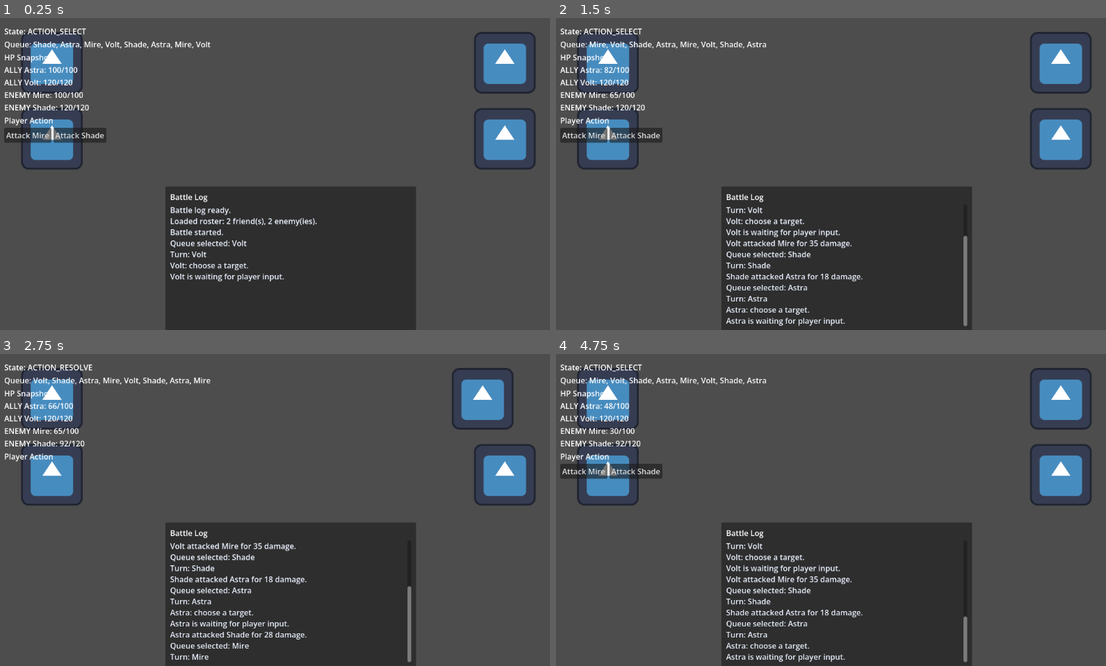
Above: before the commit, frames 1-4 (two rows, left to right).
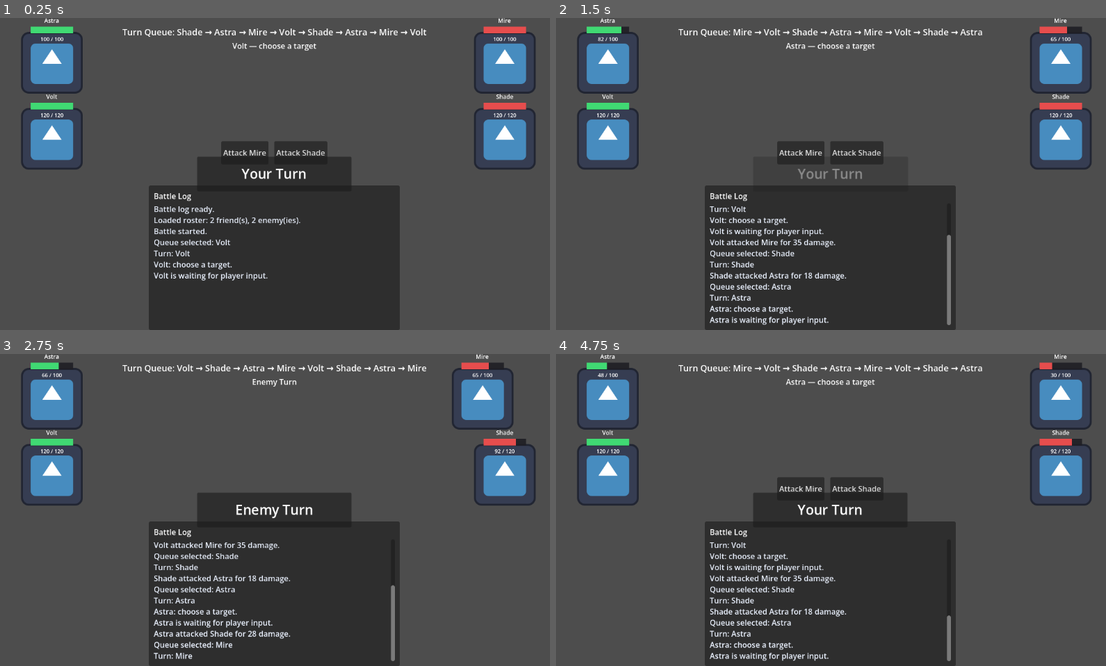
Above: after the commit, the same moments.

Repository: AnthonyNorris101/Finger-Fighters
Game: Godot game, scene res://battle_scene.tscn
The game is run twice, just before and just after one commit, with the same random seed, the same clock (stepped at 60 frames per second) and the same inputs. The engine's default icon, where the game draws it, is replaced by a stand-in: a white triangle on a blue panel in a dark square.
Inputs:
- Up to frame 1 (0.25 s): no input
- Up to frame 2 (1.5 s): click "Attack Mire" at 0.5 s
- Up to frame 3 (2.75 s): click "Attack Shade" at 2 s
- Up to frame 4 (4.75 s): click "Attack Mire" at 3.5 s

The runs differ from the first frame. In frame 1, 11% of the frame differs, in the area x 0-96%, y 0-100%; in frame 2, 10%; in frame 3, 10%; in frame 4, 12%.

Commit message:
Reworked BattleHUD

Diff:
--- a/src/main/scenes/Combat/BattleHUD.tscn
+++ b/src/main/scenes/Combat/BattleHUD.tscn
@@ -2,78 +2,124 @@
 
 [ext_resource type="Script" uid="uid://duvuffi2ij4o4" path="res://src/main/scripts/Combat/BattleHUD.gd" id="1_hud"]
 
-[node name="BattleHUD" type="Control" unique_id=762737042]
+[node name="BattleHUD" type="Control" unique_id=779878276]
 layout_mode = 3
 anchors_preset = 15
 anchor_right = 1.0
 anchor_bottom = 1.0
 grow_horizontal = 2
 grow_vertical = 2
+mouse_filter = 2
 script = ExtResource("1_hud")
 
-[node name="MarginContainer" type="MarginContainer" parent="." unique_id=1973576084]
-layout_mode = 1
+[node name="WorldHpLayer" type="CanvasLayer" parent="." unique_id=1314900581]
+layer = 10
+
+[node name="HpTagContainer" type="Control" parent="WorldHpLayer" unique_id=2126659348]
+layout_mode = 3
 anchors_preset = 15
 anchor_right = 1.0
 anchor_bottom = 1.0
 grow_horizontal = 2
 grow_vertical = 2
-theme_override_constants/margin_left = 16
-theme_override_constants/margin_top = 16
-theme_override_constants/margin_right = 16
-theme_override_constants/margin_bottom = 16
+mouse_filter = 2
 
-[node name="MainColumn" type="VBoxContainer" parent="MarginContainer" unique_id=2051677304]
+[node name="TopCenterPanel" type="VBoxContainer" parent="." unique_id=1331253443]
+layout_mode = 1
+anchors_preset = 5
+anchor_left = 0.5
+anchor_right = 0.5
+offset_left = -280.0
+offset_top = 16.0
+offset_right = 280.0
+offset_bottom = 120.0
+grow_horizontal = 2
+
+[node name="QueueLabel" type="Label" parent="TopCenterPanel" unique_id=815190703]
 layout_mode = 2
-size_flags_horizontal = 3
-size_flags_vertical = 3
+theme_override_font_sizes/font_size = 18
+text = "Turn Queue: -"
+horizontal_alignment = 1
 
-[node name="StateLabel" type="Label" parent="MarginContainer/MainColumn" unique_id=1385582633]
+[node name="ActionTitleLabel" type="Label" parent="TopCenterPanel" unique_id=526705463]
 layout_mode = 2
-text = "State: INIT"
+theme_override_font_sizes/font_size = 16
+text = "Waiting..."
+horizontal_alignment = 1
 
-[node name="QueueLabel" type="Label" parent="MarginContainer/MainColumn" unique_id=67568811]
+[node name="PhasePopup" type="PanelContainer" parent="." unique_id=1762099248]
+visible = false
+modulate = Color(1, 1, 1, 0)
+layout_mode = 1
+anchors_preset = 8
+anchor_left = 0.5
+anchor_top = 0.5
+anchor_right = 0.5
+anchor_bottom = 0.5
+offset_left = -160.0
+offset_top = -36.0
+offset_right = 160.0
+offset_bottom = 36.0
+grow_horizontal = 2
+grow_vertical = 2
+
+[node name="PhasePopupLabel" type="Label" parent="PhasePopup" unique_id=481687567]
 layout_mode = 2
-text = "Queue: -"
+theme_override_font_sizes/font_size = 28
+text = "Your Turn"
+horizontal_alignment = 1
+vertical_alignment = 1
 
-[node name="HpLabel" type="Label" parent="MarginContainer/MainColumn" unique_id=91266141]
+[node name="ActionButtonsPanel" type="HBoxContainer" parent="." unique_id=969654884]
+layout_mode = 1
+anchors_preset = 7
+anchor_left = 0.5
+anchor_top = 1.0
+anchor_right = 0.5
+anchor_bottom = 1.0
+offset_left = -320.0
+offset_top = -392.0
+offset_right = 320.0
+offset_bottom = -344.0
+grow_horizontal = 2
+grow_vertical = 0
+alignment = 1
+
+[node name="ButtonRow" type="HBoxContainer" parent="ActionButtonsPanel" unique_id=1794077607]
 layout_mode = 2
-text = "HP Snapshot: -"
+theme_override_constants/separation = 12
+alignment = 1
 
-[node name="ActionTitle" type="Label" parent="MarginContainer/MainColumn" unique_id=182118387]
-layout_mode = 2
-text = "Player Action"
-
-[node name="ButtonRow" type="HBoxContainer" parent="MarginContainer/MainColumn" unique_id=896353329]
-layout_mode = 2
-
-[node name="LogPanel" type="PanelContainer" parent="." unique_id=810059053]
-unique_name_in_owner = true
+[node name="LogPanel" type="PanelContainer" parent="." unique_id=1967036538]
 custom_minimum_size = Vector2(520, 300)
 layout_mode = 1
-offset_left = 350.0
-offset_top = 350.0
-offset_right = 870.0
-offset_bottom = 650.0
+anchors_preset = 7
+anchor_left = 0.5
+anchor_top = 1.0
+anchor_right = 0.5
+anchor_bottom = 1.0
+offset_left = -260.0
+offset_top = -300.0
+offset_right = 260.0
+grow_horizontal = 2
+grow_vertical = 0
 
-[node name="LogMargin" type="MarginContainer" parent="LogPanel" unique_id=224742286]
+[node name="LogMargin" type="MarginContainer" parent="LogPanel" unique_id=1472462262]
 layout_mode = 2
 theme_override_constants/margin_left = 10
 theme_override_constants/margin_top = 10
 theme_override_constants/margin_right = 10
 theme_override_constants/margin_bottom = 10
 
-[node name="LogColumn" type="VBoxContainer" parent="LogPanel/LogMargin" unique_id=108448512]
+[node name="LogColumn" type="VBoxContainer" parent="LogPanel/LogMargin" unique_id=2004489341]
 layout_mode = 2
 size_flags_horizontal = 3
 size_flags_vertical = 3
 
-[node name="LogTitleLabel" type="Label" parent="LogPanel/LogMargin/LogColumn" unique_id=393853812]
-unique_name_in_owner = true
+[node name="LogTitleLabel" type="Label" parent="LogPanel/LogMargin/LogColumn" unique_id=1753097194]
 layout_mode = 2
 text = "Battle Log"
 
-[node name="LogLabel" type="RichTextLabel" parent="LogPanel/LogMargin/LogColumn" unique_id=191977371]
-unique_name_in_owner = true
+[node name="LogLabel" type="RichTextLabel" parent="LogPanel/LogMargin/LogColumn" unique_id=2074240944]
 layout_mode = 2
 size_flags_vertical = 3
--- a/src/main/scripts/Combat/BattleHUD.gd
+++ b/src/main/scripts/Combat/BattleHUD.gd
@@ -1,20 +1,32 @@
 class_name BattleHUD
 extends Control
-var _manager: Node
+
+const UnitHpTagScript := preload("res://src/main/scripts/Combat/Presentation/UnitHpTag.gd")
 
 @export var log_title: String = "Battle Log"
 @export var max_log_lines: int = 40
 @export var log_use_timestamps: bool = false
 @export var log_line_color: Color = Color(0.92, 0.95, 1.0, 1.0)
 
-@onready var _state_label: Label = $MarginContainer/MainColumn/StateLabel
-@onready var _queue_label: Label = $MarginContainer/MainColumn/QueueLabel
-@onready var _hp_label: Label = $MarginContainer/MainColumn/HpLabel
-@onready var _button_row: HBoxContainer = $MarginContainer/MainColumn/ButtonRow
+@export var player_phase_text: String = "Your Turn"
+@export var enemy_phase_text: String = "Enemy Turn"
+@export var phase_popup_hold_seconds: float = 0.9
+@export var phase_popup_fade_seconds: float = 0.25
+
+@onready var _queue_label: Label = $TopCenterPanel/QueueLabel
+@onready var _action_title_label: Label = $TopCenterPanel/ActionTitleLabel
+@onready var _phase_popup: PanelContainer = $PhasePopup
+@onready var _phase_popup_label: Label = $PhasePopup/PhasePopupLabel
+@onready var _button_row: HBoxContainer = $ActionButtonsPanel/ButtonRow
+@onready var _hp_tag_container: Control = $WorldHpLayer/HpTagContainer
 @onready var _log_title_label: Label = $LogPanel/LogMargin/LogColumn/LogTitleLabel
 @onready var _log_label: RichTextLabel = $LogPanel/LogMargin/LogColumn/LogLabel
 
+var _manager: BattleManager
 var _log_lines: Array[String] = []
+var _hp_tags: Dictionary = {}
+var _hp_unit_views: Dictionary = {}
+var _phase_popup_tween: Tween
 
 
 func _ready() -> void:
@@ -22,31 +34,84 @@
 	_log_label.bbcode_enabled = true
 	_log_label.clear()
 	_append_log("Battle log ready.")
+	_phase_popup.visible = false
+
+
+func _process(_delta: float) -> void:
+	_sync_hp_tag_positions()
 
 
 func bind_battle_manager(manager: Node) -> void:
+	if manager == null or not manager is BattleManager:
+		push_warning("BattleHUD.bind_battle_manager expected BattleManager.")
+		return
 	_manager = manager
-	_manager.battle_state_changed.connect(_on_battle_state_changed)
 	_manager.queue_preview_changed.connect(_on_queue_preview_changed)
-	_manager.hp_snapshot_changed.connect(_on_hp_snapshot_changed)
+	_manager.unit_hp_changed.connect(_on_unit_hp_changed)
 	_manager.player_turn_started.connect(_on_player_turn_started)
+	_manager.turn_phase_changed.connect(_on_turn_phase_changed)
 	_manager.battle_log.connect(_on_battle_log)
 	_manager.battle_ended.connect(_on_battle_ended)
+	_manager.unit_views_ready.connect(_on_unit_views_ready)
 
 
-func _on_battle_state_changed(state: String) -> void:
-	_state_label.text = "State: %s" % state
+func _on_unit_views_ready() -> void:
+	_setup_hp_tags()
+
+
+func _setup_hp_tags() -> void:
+	_clear_hp_tags()
+	if _manager == null:
+		return
+	for unit in _manager.get_all_battle_units():
+		if unit == null or not is_instance_valid(unit):
+			continue
+		var view: Node2D = _manager.get_unit_view(unit)
+		if view == null:
+			continue
+		var tag = UnitHpTagScript.new()
+		_hp_tag_container.add_child(tag)
+		var unit_name := "Unknown"
+		var is_ally := true
+		if unit.data != null:
+			unit_name = unit.data.unit_name if not unit.data.unit_name.is_empty() else unit_name
+			is_ally = unit.data.is_friend
+		tag.setup(unit_name, is_ally)
+		tag.update_hp(unit.current_hp, unit.max_hp)
+		_hp_tags[unit] = tag
+		_hp_unit_views[unit] = view
+		tag.follow_world_position(view.global_position)
+
+
+func _sync_hp_tag_positions() -> void:
+	for unit in _hp_tags:
+		var tag = _hp_tags[unit]
+		var view: Node2D = _hp_unit_views.get(unit, null) as Node2D
+		if tag == null or not is_instance_valid(tag):
+			continue
+		if view == null or not is_instance_valid(view):
+			continue
+		tag.follow_world_position(view.global_position)
 
 
 func _on_queue_preview_changed(names: Array) -> void:
-	_queue_label.text = "Queue: %s" % ", ".join(names) if not names.is_empty() else "Queue: -"
+	if names.is_empty():
+		_queue_label.text = "Turn Queue: -"
+		return
+	_queue_label.text = "Turn Queue: %s" % " → ".join(names)
 
 
-func _on_hp_snapshot_changed(lines: Array) -> void:
-	_hp_label.text = "HP Snapshot:\n%s" % "\n".join(lines)
+func _on_unit_hp_changed(unit: BattleUnit, current_hp: int, max_hp: int) -> void:
+	var tag = _hp_tags.get(unit, null)
+	if tag == null:
+		return
+	tag.update_hp(current_hp, max_hp)
+	if current_hp <= 0:
+		tag.modulate = Color(0.55, 0.55, 0.55, 0.65)
 
 
 func _on_player_turn_started(actor_name: String, target_names: Array) -> void:
+	_action_title_label.text = "%s — choose a target" % actor_name
 	_clear_buttons()
 	for i in range(target_names.size()):
 		var button := Button.new()
@@ -54,6 +119,37 @@
 		button.pressed.connect(_on_attack_button_pressed.bind(i))
 		_button_row.add_child(button)
 	_on_battle_log("%s: choose a target." % actor_name)
+
+
+func _on_turn_phase_changed(phase: String) -> void:
+	if phase == "PLAYER":
+		_action_title_label.text = "Player Turn"
+	elif phase == "ENEMY":
+		_action_title_label.text = "Enemy Turn"
+		_clear_buttons()
+	_show_phase_popup(phase)
+
+
+func _show_phase_popup(phase: String) -> void:
+	var text := player_phase_text if phase == "PLAYER" else enemy_phase_text
+	if phase != "PLAYER" and phase != "ENEMY":
+		return
+	_phase_popup_label.text = text
+	_phase_popup.visible = true
+	_phase_popup.scale = Vector2(0.85, 0.85)
+	_phase_popup.modulate = Color(1, 1, 1, 0)
+
+	if _phase_popup_tween != null and _phase_popup_tween.is_valid():
+		_phase_popup_tween.kill()
+	_phase_popup_tween = create_tween()
+	_phase_popup_tween.set_parallel(true)
+	_phase_popup_tween.tween_property(_phase_popup, "modulate:a", 1.0, phase_popup_fade_seconds)
+	_phase_popup_tween.tween_property(_phase_popup, "scale", Vector2.ONE, phase_popup_fade_seconds).set_trans(Tween.TRANS_BACK).set_ease(Tween.EASE_OUT)
+	_phase_popup_tween.chain().tween_interval(phase_popup_hold_seconds)
+	_phase_popup_tween.chain().tween_property(_phase_popup, "modulate:a", 0.0, phase_popup_fade_seconds)
+	_phase_popup_tween.chain().tween_callback(func() -> void:
+		_phase_popup.visible = false
+	)
 
 
 func _on_attack_button_pressed(target_index: int) -> void:
@@ -69,6 +165,7 @@
 
 func _on_battle_ended(victory: bool) -> void:
 	_clear_buttons()
+	_action_title_label.text = "Victory" if victory else "Defeat"
 	var result := "Victory" if victory else "Defeat"
 	_on_battle_log("Result: %s" % result)
 
@@ -78,16 +175,23 @@
 		child.queue_free()
 
 
+func _clear_hp_tags() -> void:
+	for unit in _hp_tags:
+		var tag = _hp_tags[unit]
+		if tag != null and is_instance_valid(tag):
+			tag.queue_free()
+	_hp_tags.clear()
+	_hp_unit_views.clear()
+
+
 func _append_log(message: String) -> void:
 	var line := message
 	if log_use_timestamps:
 		line = "[%s] %s" % [Time.get_time_string_from_system(), line]
-
 	_log_lines.append(line)
 	if _log_lines.size() > max_log_lines:
 		_log_lines.remove_at(0)
-
 	_log_label.clear()
 	for entry in _log_lines:
 		_log_label.append_text("[color=%s]%s[/color]\n" % [log_line_color.to_html(), entry])
-	_log_label.scroll_to_line(max(0, _log_lines.size() - 1))
+	_log_label.scroll_to_line(maxi(0, _log_lines.size() - 1))
--- a/src/main/scripts/Combat/BattleManager.gd
+++ b/src/main/scripts/Combat/BattleManager.gd
@@ -8,6 +8,9 @@
 signal battle_state_changed(state: String)
 signal queue_preview_changed(preview_names: Array)
 signal hp_snapshot_changed(lines: Array)
+signal unit_hp_changed(unit: BattleUnit, current_hp: int, max_hp: int)
+signal turn_phase_changed(phase: String)
+signal unit_views_ready()
 signal player_turn_started(actor_name: String, target_names: Array)
 signal battle_ended(victory: bool)
 
@@ -43,6 +46,7 @@
 var _battlefield: Node2D
 var _unit_views: Dictionary = {}
 var _attack_choreography = AttackChoreographyScript.new()
+var _last_turn_phase: String = ""
 
 const ALLY_SLOTS: Array[Vector2] = [
 	Vector2(115, 93),
@@ -63,6 +67,8 @@
 	_create_battle_rosters()
 	_spawn_unit_views()
 	_register_units()
+	_emit_all_unit_hp()
+	unit_views_ready.emit()
 	_set_state(BattleState.BATTLE_START)
 	_emit_hp_snapshot()
 	_emit_queue_preview(_turn_queue.get_queue_preview())
@@ -180,7 +186,7 @@
 	unit.data = data
 	unit.setup()
 	unit.unit_died.connect(_on_unit_died.bind(unit))
-	unit.hp_changed.connect(_on_hp_changed)
+	unit.hp_changed.connect(_on_unit_hp_changed.bind(unit))
 	add_child(unit)
 	_all_units.append(unit)
 	if data.is_friend:
@@ -198,6 +204,7 @@
 
 
 func _handle_player_turn(actor: BattleUnit) -> void:
+	_emit_turn_phase("PLAYER")
 	_set_state(BattleState.ACTION_SELECT)
 	_pending_targets = _get_living_units(_enemies)
 	if _pending_targets.is_empty():
@@ -212,6 +219,7 @@
 
 
 func _handle_enemy_turn(actor: BattleUnit) -> void:
+	_emit_turn_phase("ENEMY")
 	_set_state(BattleState.ACTION_RESOLVE)
 	var targets := _get_living_units(_friends)
 	if targets.is_empty():
@@ -323,8 +331,37 @@
 		await view.play_defeat()
 
 
-func _on_hp_changed(_new_hp: int, _max_hp: int) -> void:
+func _on_unit_hp_changed(new_hp: int, max_hp: int, unit: BattleUnit) -> void:
+	_emit_unit_hp(unit, new_hp, max_hp)
 	_emit_hp_snapshot()
+
+
+func get_all_battle_units() -> Array[BattleUnit]:
+	return _all_units.duplicate()
+
+
+func get_unit_view(unit: BattleUnit) -> Node2D:
+	return _unit_views.get(unit, null) as Node2D
+
+
+func _emit_unit_hp(unit: BattleUnit, current_hp: int, max_hp: int) -> void:
+	if unit == null or not is_instance_valid(unit):
+		return
+	unit_hp_changed.emit(unit, current_hp, max_hp)
+
+
+func _emit_all_unit_hp() -> void:
+	for unit in _all_units:
+		if unit == null or not is_instance_valid(unit):
+			continue
+		_emit_unit_hp(unit, unit.current_hp, unit.max_hp)
+
+
+func _emit_turn_phase(phase: String) -> void:
+	if phase == _last_turn_phase:
+		return
+	_last_turn_phase = phase
+	turn_phase_changed.emit(phase)
 
 
 func _on_queue_turn_started(unit: BattleUnit) -> void:
--- /dev/null
+++ b/src/main/scripts/Combat/Presentation/UnitHpTag.gd
@@ -0,0 +1,63 @@
+class_name UnitHpTag
+extends Control
+
+@export var world_offset: Vector2 = Vector2(0, -56)
+@export var bar_width: float = 88.0
+@export var ally_fill_color: Color = Color(0.25, 0.85, 0.45, 1.0)
+@export var enemy_fill_color: Color = Color(0.9, 0.3, 0.3, 1.0)
+
+var _name_label: Label
+var _hp_bar: ProgressBar
+var _hp_text_label: Label
+var _is_ally: bool = true
+
+
+func _ready() -> void:
+	custom_minimum_size = Vector2(bar_width, 40)
+	_build_ui()
+
+
+func _build_ui() -> void:
+	var column := VBoxContainer.new()
+	column.set_anchors_preset(Control.PRESET_FULL_RECT)
+	add_child(column)
+
+	_name_label = Label.new()
+	_name_label.horizontal_alignment = HORIZONTAL_ALIGNMENT_CENTER
+	_name_label.add_theme_font_size_override("font_size", 12)
+	column.add_child(_name_label)
+
+	_hp_bar = ProgressBar.new()
+	_hp_bar.custom_minimum_size = Vector2(bar_width, 14)
+	_hp_bar.show_percentage = false
+	_hp_bar.max_value = 100.0
+	_hp_bar.value = 100.0
+	var bg_style := StyleBoxFlat.new()
+	bg_style.bg_color = Color(0.12, 0.12, 0.14, 0.9)
+	_hp_bar.add_theme_stylebox_override("background", bg_style)
+	column.add_child(_hp_bar)
+
+	_hp_text_label = Label.new()
+	_hp_text_label.horizontal_alignment = HORIZONTAL_ALIGNMENT_CENTER
+	_hp_text_label.add_theme_font_size_override("font_size", 11)
+	column.add_child(_hp_text_label)
+
+
+func setup(unit_name: String, is_ally: bool) -> void:
+	_is_ally = is_ally
+	_name_label.text = unit_name
+	var fill_style := StyleBoxFlat.new()
+	fill_style.bg_color = ally_fill_color if is_ally else enemy_fill_color
+	_hp_bar.add_theme_stylebox_override("fill", fill_style)
+
+
+func update_hp(current_hp: int, max_hp: int) -> void:
+	var safe_max := maxi(1, max_hp)
+	_hp_bar.max_value = float(safe_max)
+	_hp_bar.value = float(clamp(current_hp, 0, safe_max))
+	_hp_text_label.text = "%d / %d" % [current_hp, safe_max]
+
+
+func follow_world_position(world_pos: Vector2) -> void:
+	var half_width := size.x * 0.5 if size.x > 0.0 else bar_width * 0.5
+	global_position = world_pos + world_offset - Vector2(half_width, size.y)
Not shown, added: src/main/scripts/Combat/Presentation/UnitHpTag.gd.uid
